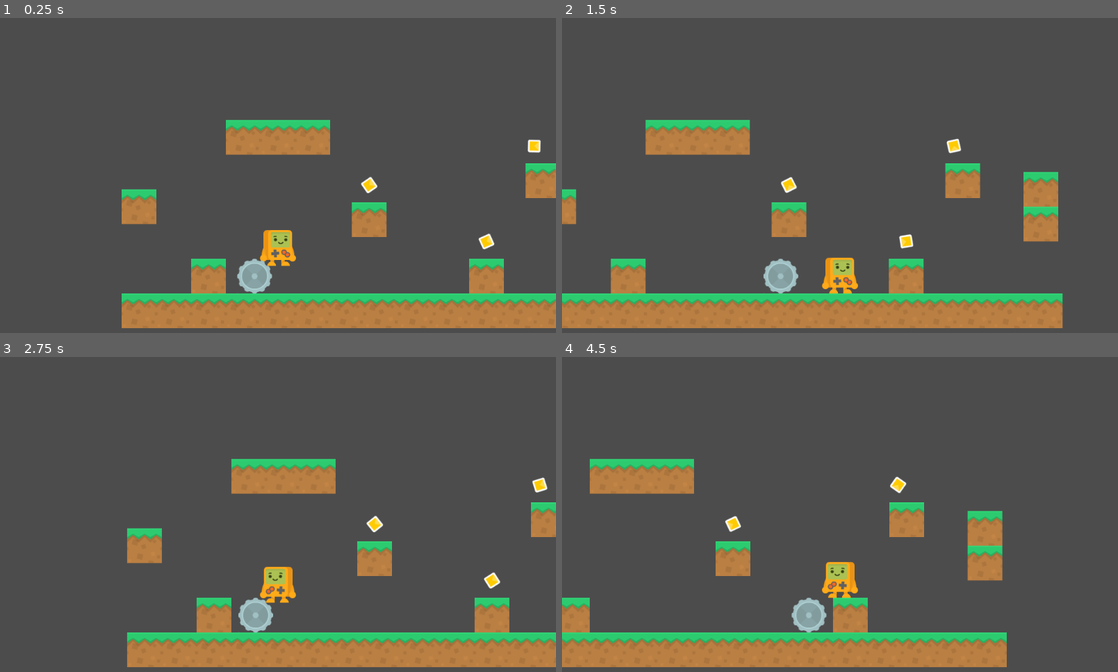
Above: before the commit, frames 1-4 (two rows, left to right).
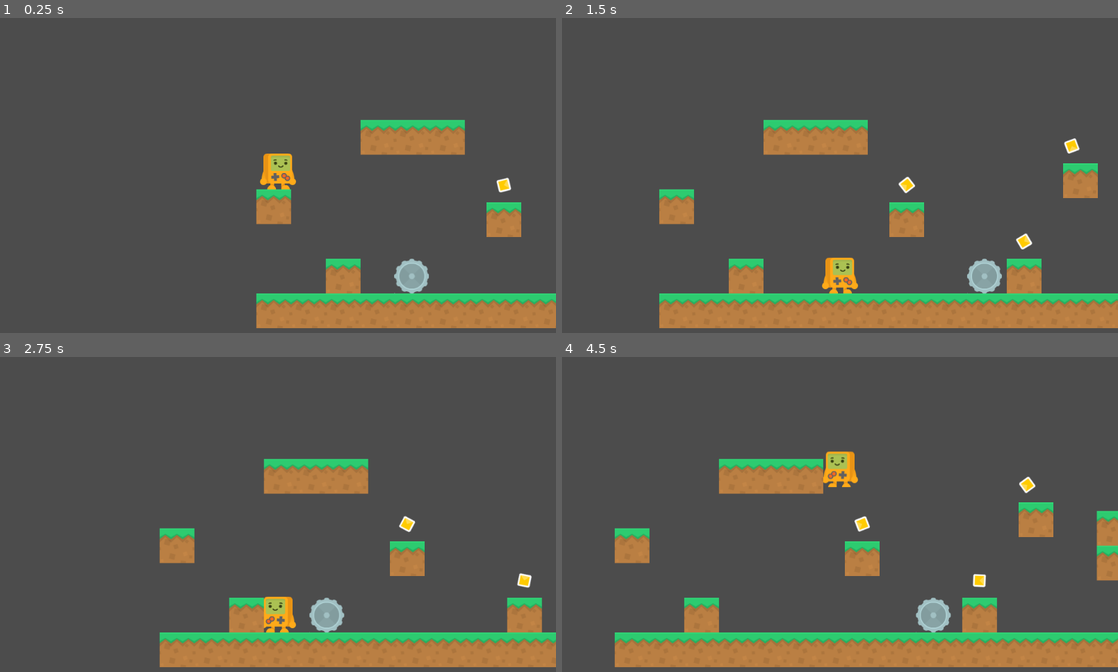
Above: after the commit, the same moments.

Repository: Oblivion-nara/Delve
Game: Godot game, scene res://MainScene.tscn
Two runs of this game, one before a commit and one after it. Both use one fixed random seed, a clock stepped at 60 frames per second and the inputs below.
Inputs:
- Up to frame 1 (0.25 s): no input
- Up to frame 2 (1.5 s): hold D (move_right) from 0.53 s (still down); tap Space (jump) at 0.77 s
- Up to frame 3 (2.75 s): tap Space (jump) at 1.52 s; release D (move_right) at 2.03 s; hold A (move_left) from 2.03 s (still down)
- Up to frame 4 (4.5 s): release A (move_left) at 2.78 s; hold D (move_right) 2.78-4.28 s; tap Space (jump) at 3.02, 3.77 s; hold A (move_left) from 4.28 s (still down)

The runs differ from the first frame. In frame 1, 15% of the frame differs, in the area x 21-100%, y 32-99%; in frame 2, 17%; in frame 3, 10%; in frame 4, 19%, in the area x 0-100%, y 30-99%.

Commit message:
moved stuff

Diff:
--- a/MainScene.tscn
+++ b/MainScene.tscn
@@ -11,7 +11,7 @@
 script = ExtResource( 6 )
 
 [node name="Player" parent="." instance=ExtResource( 1 )]
-position = Vector2( 288, 408 )
+position = Vector2( 40, 256 )
 
 [node name="Tile" parent="." instance=ExtResource( 2 )]
 position = Vector2( 416, 544 )
